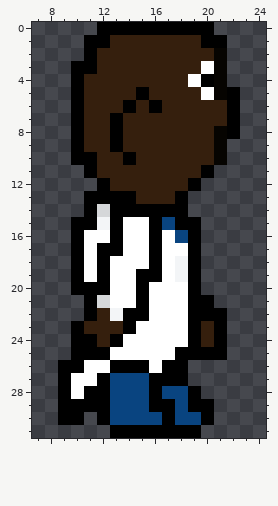
One commit to this pixel-art sprite: FEDDProject.gmx/sprites/images/sBio_moving_2.png. That is the earlier state.
The file is 32x32 pixels. Colours within 5 levels of each other are drawn and written as one. Shown: x 7..24, y 0..31.
Now the later version:
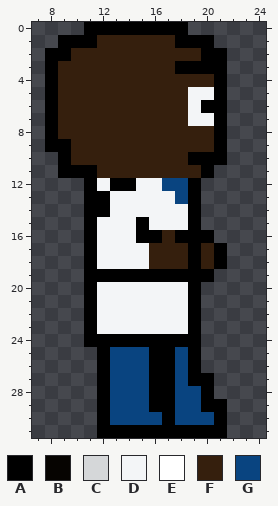
Palette (. is transparent): A #000000  B #060401  C #d5d7d9  D #f3f5f7  E #ffffff  F #351f0d  G #094480
Diff:
y 0: x 11 . -> A; x 19..20 AA -> ..
y 1: x 9..10 .. -> AA; x 12 A -> F; x 18..19 FF -> AA; x 21 A -> .
y 2: x 8..11 ...A -> AAFF; x 20..21 FB -> AA
y 3: x 8..11 ..AA -> AFFF; x 18..21 FFEB -> AAAA
y 4: x 8..10 ..A -> AFF; x 19..21 EAB -> FFA
y 5: x 8..10 ..A -> AFF; x 15 A -> F; x 19..22 FEBA -> DDA.
y 6: x 8..10 ..A -> AFF; x 14 A -> F; x 16 A -> F; x 19..22 FFFA -> DAA.
y 7: x 8..10 ..A -> AFF; x 13 A -> F; x 19..22 FFFA -> DDA.
y 8: x 8..10 ..A -> AFF; x 13 A -> F; x 21..22 BA -> A.
y 9: x 8..10 ..A -> AAF; x 13 A -> F; x 21 B -> A
y 10: x 9..11 .AA -> AFF; x 14 A -> F; x 19..21 FFB -> AAA
y 11: x 9..10 .. -> AA
y 12: x 11..18 .AFFFFFF -> ADAADDGG
y 13: x 13..19 AAFFFA. -> DDDDDGA
y 14: x 12..19 CAAAAAA. -> ADDDDDDA
y 15: x 10 A -> .; x 13..18 AEEAGA -> DDADDD
y 16: x 10..15 AEEAEE -> .ADDDA; x 17..18 EG -> FA; x 20 . -> A
y 17: x 10..18 AEAAEEAEE -> .ADDDDFFF; x 20..21 .. -> FA
y 18: x 10..18 AEAEEEAED -> .ADDDDFFF; x 20..21 .. -> FA
y 19: x 10..11 AE -> .A; x 13..14 EE -> AA; x 17..18 ED -> AA; x 20 . -> A
y 20: x 10 A -> .; x 12..18 AEEAEEE -> DDDDDDD
y 21: x 12..18 CEEAEEE -> DDDDDDD; x 20 A -> .
y 22: x 12 F -> D; x 14..18 AAEEE -> DDDDD; x 20..21 AA -> ..
y 23: x 10..18 AFFFAEEEE -> .ADDDDDDD; x 20..21 FA -> ..
y 24: x 10 A -> .; x 12 F -> A; x 14..18 EEEEE -> AAAAA; x 20..21 FA -> ..
y 25: x 10..11 AA -> ..; x 13..18 EEEEEA -> GGGAAG; x 20..21 AA -> ..
y 26: x 9..16 AAEEAAAE -> ...AGGGA; x 18..19 A. -> GA
y 27: x 9..11 AEE -> ...; x 18..20 A.. -> GAA
y 28: x 9..11 AEA -> ...; x 17 G -> A; x 19..20 A. -> GA
y 29: x 9..11 AAA -> ...; x 19 A -> G; x 21 . -> A
y 30: x 9..10 AA -> ..; x 20..21 A. -> GA
y 31: x 12 . -> A; x 20..21 .. -> AA
Boxes around the changes in both pictures, in picture pixels (x1, y1, x2, y2):
changed: (45, 22, 240, 438)
